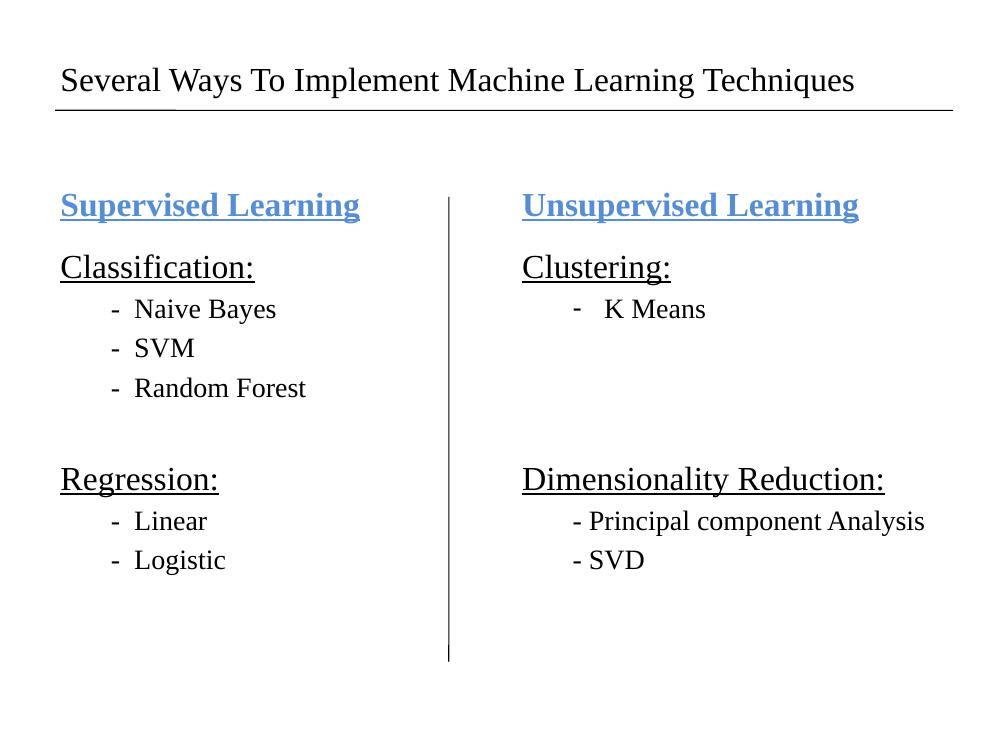
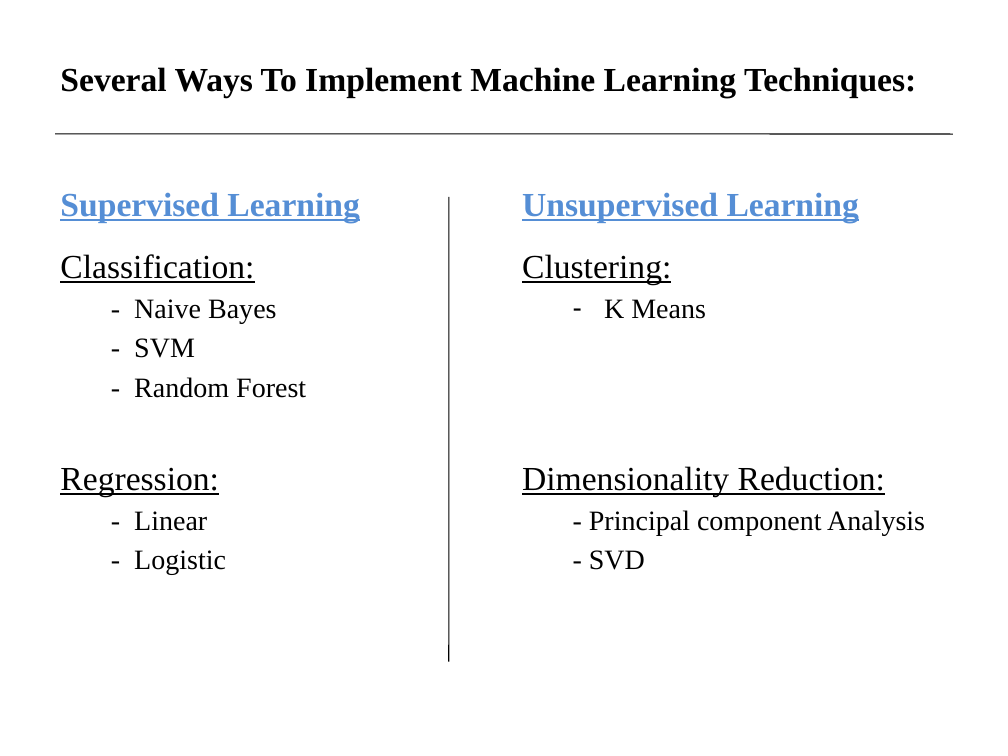
Before and after one commit to Customer-Churn-Prediction/Project-Machine-Learning, a slide deck: slide 4 of Customer Churn Prediction In Telecom Industry.pptx. Drawn at 1008x756 pixels with LibreOffice and Linux fonts; fonts in the diff are those of the drawing. Boxes give left, top, right and bottom in pixels: in the first picture for what was removed or moved away, otherwise in the second. Text is boxed around its words. In the diff, an @@ line names an element or a change of style, - is before the commit and + after.

```diff
--- a/Customer Churn Prediction In Telecom Industry.pptx
+++ b/Customer Churn Prediction In Telecom Industry.pptx
@@ title at (x1=60, y1=67, x2=916, y2=98): text changed; bold on @@
-  Several Ways To Implement Machine Learning Techniques
+  Several Ways To Implement Machine Learning Techniques:
@@ line moved from (55, 110) - (953, 111) to (55, 134) - (953, 134) @@
```
Also in this commit, not shown: 2 other slides changed, 9 slides added, 1 slide removed.
